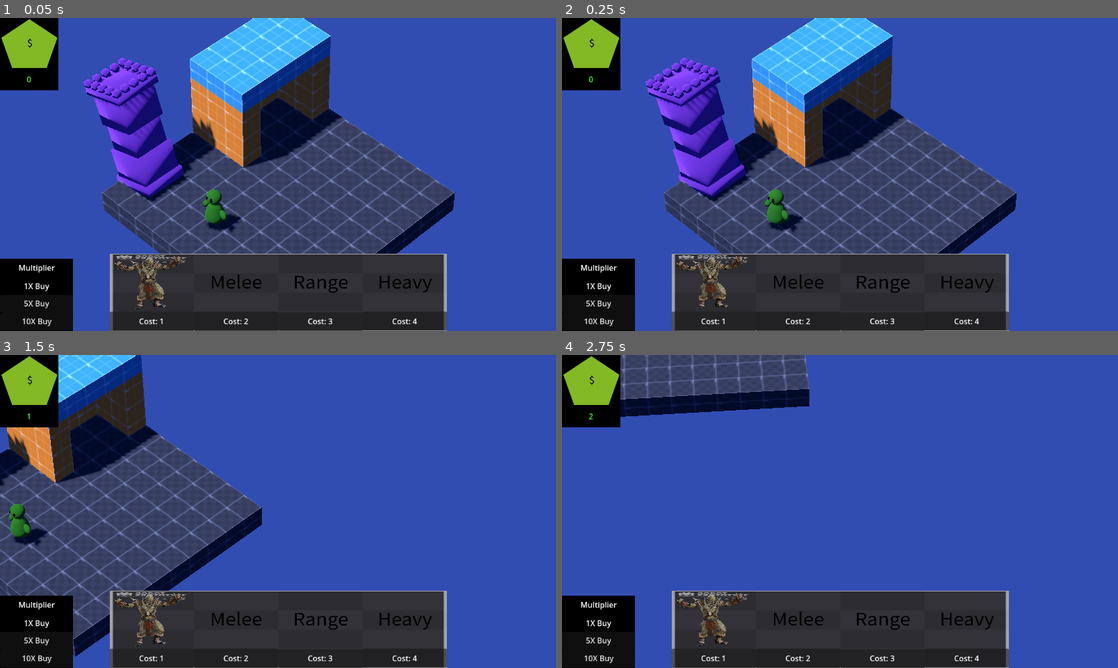
Above: before the commit, frames 1-4 (two rows, left to right).
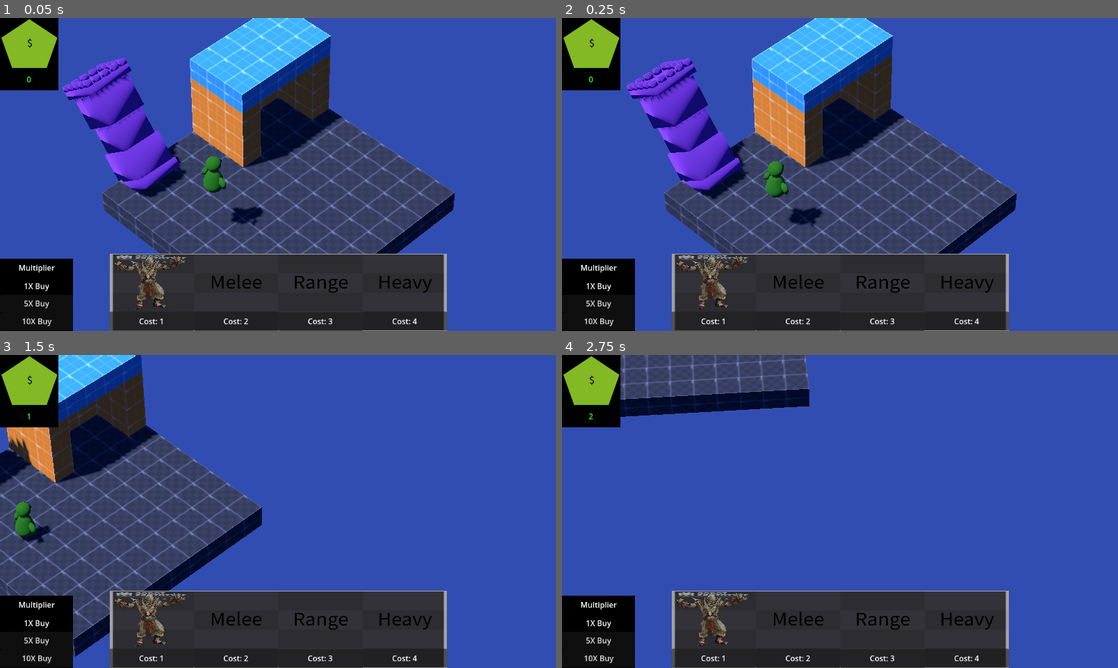
Above: after the commit, the same moments.

Repository: HuskyGameDev/2024f-team10
Game: Godot game, scene res://scenes/game.tscn
Two runs of this game, one before a commit and one after it. Both use one fixed random seed, a clock stepped at 60 frames per second and the inputs below.
Inputs (mouse positions are in pixels of both pictures, inside the frame that each line leads up to):
- Up to frame 1 (0.05 s): no input
- Up to frame 2 (0.25 s): no input
- Up to frame 3 (1.5 s): move the mouse to (400, 495) at 0.52 s; hold Right 0.53-1.28 s; hold Mouse wheel down (Scroll_Down) 0.53-1.28 s; move the mouse to (166, 527) at 1.27 s; hold Down from 1.28 s (still down); tap Mouse wheel up (Scroll_Up) at 1.35 s
- Up to frame 4 (2.75 s): move the mouse to (895, 442) at 2.02 s; release Down at 2.03 s; hold Right from 2.03 s (still down); hold Q from 2.03 s (still down)

The runs differ from the first frame. In frame 1, 6.0% of the frame differs, in the area x 11-48%, y 12-69%; in frame 2, 5.7%; in frame 3, 0.5%; in frame 4, nothing differs.

Commit message:
Changed orc to rigidbody so it is affected by gravity.
Orc also can attack and kill towers (at least in my test scene)

Diff:
--- a/scenes/game.tscn
+++ b/scenes/game.tscn
@@ -130,7 +130,7 @@
 mesh = SubResource("BoxMesh_r37bp")
 
 [node name="Orc2" parent="." instance=ExtResource("7_7py8g")]
-transform = Transform3D(1, 0, 0, 0, 1, 0, 0, 0, 1, -0.506827, 1.58957, 3)
+transform = Transform3D(1, 0, 0, 0, 1, 0, 0, 0, 1, -0.506827, 3.3918, 3)
 
 [node name="Tower2" parent="." instance=ExtResource("8_od5a4")]
 transform = Transform3D(1, 0, 0, 0, 1, 0, 0, 0, 1, -4.12233, 0.397089, 3)
--- a/scenes/logan_test_scene.tscn
+++ b/scenes/logan_test_scene.tscn
@@ -1,10 +1,11 @@
-[gd_scene load_steps=12 format=3 uid="uid://u4ny7wj0l2bq"]
+[gd_scene load_steps=13 format=3 uid="uid://u4ny7wj0l2bq"]
 
 [ext_resource type="PackedScene" uid="uid://cerl73dej0wlf" path="res://scenes/interface_scenes/gui.tscn" id="1_85gpk"]
 [ext_resource type="Shader" path="res://assets/shaders/sky.gdshader" id="2_nbs5r"]
 [ext_resource type="PackedScene" uid="uid://epy08dhbnqp" path="res://scenes/camera_rig.tscn" id="3_g8mjx"]
 [ext_resource type="Texture2D" uid="uid://dpjw6mvvbgjtd" path="res://assets/addons/godot-prototype-texture/PNG/checker_black_512x512.png" id="4_h8qbj"]
 [ext_resource type="PackedScene" uid="uid://cb3d50k44xdr1" path="res://scenes/orc.tscn" id="5_wxqrf"]
+[ext_resource type="PackedScene" uid="uid://bmofeqscvw4an" path="res://scenes/tower.tscn" id="6_3kd4c"]
 
 [sub_resource type="ShaderMaterial" id="ShaderMaterial_pv8rd"]
 shader = ExtResource("2_nbs5r")
@@ -55,5 +56,14 @@
 transform = Transform3D(15, 0, 0, 0, 1, 0, 0, 0, 160, 0, 0, 0)
 mesh = SubResource("BoxMesh_vltjo")
 
-[node name="Orc" parent="." instance=ExtResource("5_wxqrf")]
-transform = Transform3D(1, 0, 0, 0, 1, 0, 0, 0, 1, -0.492722, 1.77596, 2.31458)
+[node name="Orc3" parent="." instance=ExtResource("5_wxqrf")]
+transform = Transform3D(1, 0, 0, 0, 1, 0, 0, 0, 1, -0.965449, 1.72909, 1.8706)
+
+[node name="Tower2" parent="." groups=["Tower Troop"] instance=ExtResource("6_3kd4c")]
+transform = Transform3D(1, 0, 0, 0, 1, 0, 0, 0, 1, 3.6136, 0.389504, -1.2507)
+
+[node name="Tower4" parent="." groups=["Tower Troop"] instance=ExtResource("6_3kd4c")]
+transform = Transform3D(1, 0, 0, 0, 1, 0, 0, 0, 1, 0.478695, 0.389504, -3.14347)
+
+[node name="Tower3" parent="." groups=["Tower Troop"] instance=ExtResource("6_3kd4c")]
+transform = Transform3D(1, 0, 0, 0, 1, 0, 0, 0, 1, -3.60364, 0.423512, -1.03219)
--- a/scenes/orc.tscn
+++ b/scenes/orc.tscn
@@ -1,14 +1,20 @@
-[gd_scene load_steps=5 format=3 uid="uid://cb3d50k44xdr1"]
+[gd_scene load_steps=6 format=3 uid="uid://cb3d50k44xdr1"]
 
 [ext_resource type="Script" path="res://scripts/orc.gd" id="1_c4y2i"]
 [ext_resource type="ArrayMesh" uid="uid://bm7ji3coq3o07" path="res://assets/unfinishedTroopOrc.obj" id="2_rfewd"]
+
+[sub_resource type="PhysicsMaterial" id="PhysicsMaterial_skenk"]
+friction = 0.0
 
 [sub_resource type="CapsuleShape3D" id="CapsuleShape3D_gfw2q"]
 
 [sub_resource type="SphereShape3D" id="SphereShape3D_2ivwk"]
 
-[node name="Orc" type="CharacterBody3D" groups=["Orc Troop"]]
+[node name="Orc" type="RigidBody3D" groups=["Orc Troop"]]
 transform = Transform3D(1, 0, 0, 0, 1, 0, 0, 0, 1, 0, 1, 0)
+axis_lock_angular_x = true
+axis_lock_angular_z = true
+physics_material_override = SubResource("PhysicsMaterial_skenk")
 script = ExtResource("1_c4y2i")
 MAX_HEALTH = 100.0
 currentHealth = 100.0
@@ -21,7 +27,7 @@
 shape = SubResource("CapsuleShape3D_gfw2q")
 
 [node name="Body" type="MeshInstance3D" parent="."]
-transform = Transform3D(0.04, 0, 0, 0, 0.04, 0, 0, 0, 0.04, 0, -0.924978, 0)
+transform = Transform3D(-0.04, 0, -3.49691e-09, 0, 0.04, 0, 3.49691e-09, 0, -0.04, 0, -0.924978, 0)
 mesh = ExtResource("2_rfewd")
 
 [node name="DetectionRange" type="Area3D" parent="." groups=["Tower Troop"]]
--- a/scripts/Unit.gd
+++ b/scripts/Unit.gd
@@ -1,6 +1,6 @@
 # Being Worked on by Logan Cole
 class_name Unit
-extends CharacterBody3D
+extends RigidBody3D
 
 
 
--- a/scripts/orc.gd
+++ b/scripts/orc.gd
@@ -17,25 +17,24 @@
 
 
 func _process(delta: float) -> void:
+	apply_force(-transform.basis.z * 14 * delta)
 	# if health is zero, the unit dies
 	if (currentHealth <= 0):
 		queue_free()
 
 	if(canAttack && cur_tar != null):
+		look_at(cur_tar.position)
 		attack(cur_tar)
 		attack_timer.start()
 		canAttack = false
 
 
-# Called every frame. 'delta' is the elapsed time since the previous frame.
-func _physics_process(delta: float) -> void:
-	pass
+
 
 func attack(target : StaticBody3D):
 	if (target.is_in_group("Tower Troop")):
 		target.take_damage(attackDmg)
-		print(target)
-		print("attacked")
+		print(target.to_string() + " attacked")
 func damage(amount : float):
 	currentHealth -= amount
 
